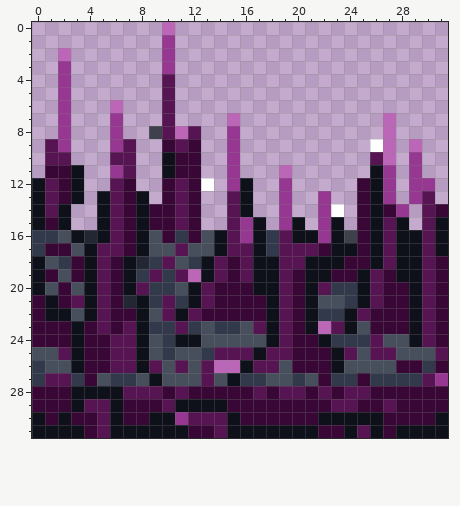
Pixel-art sprite: Codes/In Depths of Elora.gmx/sprites/images/spr_spikes_3.png. This is how it looked before the edit.
The file is 32x32 pixels.
Once edited:
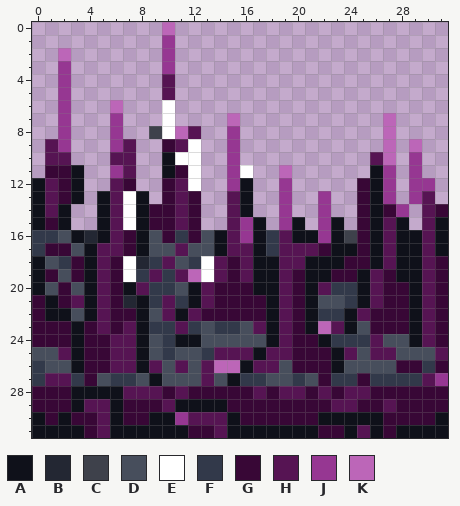
Palette (. is transparent): A #0f111a  B #232733  C #3e414b  D #474e5c  E #ffffff  F #32394a  G #380736  H #561453  J #963792  K #bc66b8
Changes in this commit:
Colour E now appears in row 11 at x 16.
The author changed colour A to colour E in rows 18 to 19 at x 7 and 13.
The author changed colour G to colour E in row 9 at x 12; in row 10 at x 11 to 12; in rows 11 to 12 at x 12; in rows 13 to 15 at x 7.
The author changed colour H to colour E in rows 6 to 8 at x 10.
Colour E is gone in row 9 at x 26; in row 12 at x 13; in row 14 at x 23.
Changed places in both pictures, as pixel boxes (x1, y1, x2, y2):
changed: (123, 100, 253, 282)
erased: (331, 139, 383, 217)
